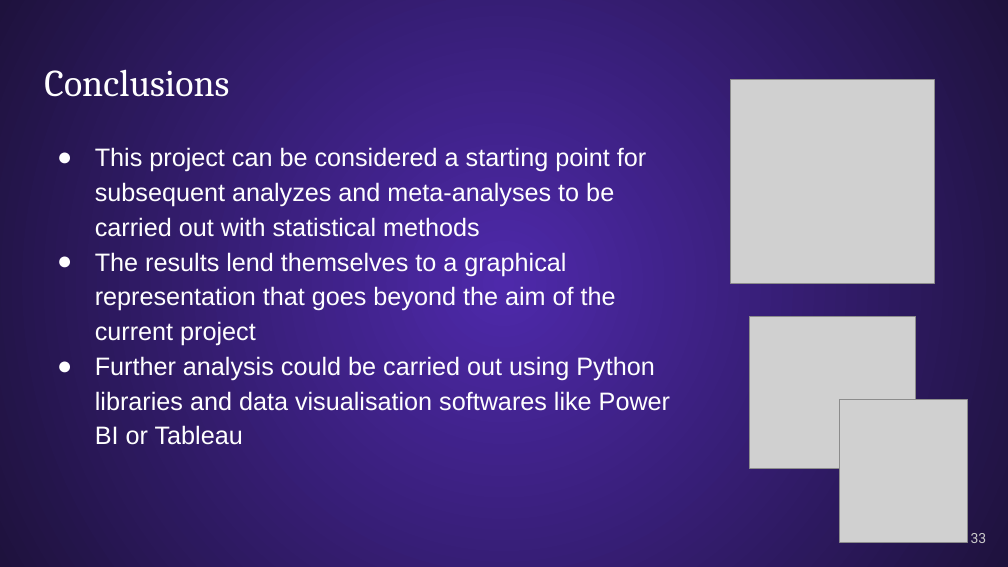
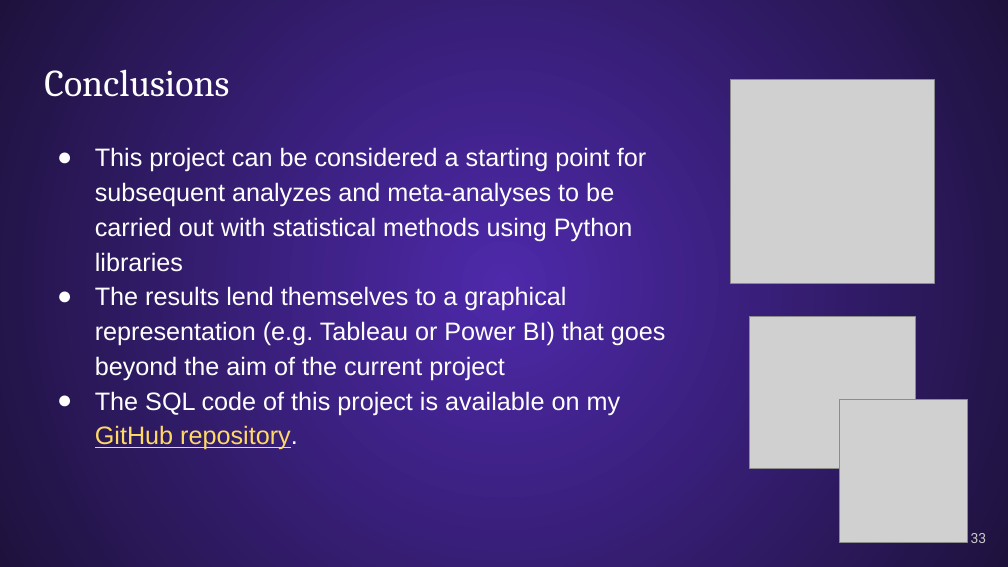
Before and after one commit to mrmirkorossi/SQL, a slide deck: slide 33 of Project SQL - Presentation v3 ENG.pptx. Drawn at 1008x567 pixels with LibreOffice and Linux fonts; fonts in the diff are those of the drawing; grey boxes stand for pictures. Boxes give left, top, right and bottom in pixels: in the first picture for what was removed or moved away, otherwise in the second. Text is boxed around its words. In the diff, an @@ line names an element or a change of style, - is before the commit and + after.

```diff
--- a/Project SQL - Presentation v3 ENG.pptx
+++ b/Project SQL - Presentation v3 ENG.pptx
@@ text at box(95, 147, 666, 450): text changed @@
-● This project can be considered a starting point for subsequent analyzes and meta-analyses to be carried out with statistical methods
-● The results lend themselves to a graphical representation that goes beyond the aim of the current project
-● Further analysis could be carried out using Python libraries and data visualisation softwares like Power BI or Tableau
+● This project can be considered a starting point for subsequent analyzes and meta-analyses to be carried out with statistical methods using Python libraries
+● The results lend themselves to a graphical representation (e.g. Tableau or Power BI) that goes beyond the aim of the current project
+● The SQL code of this project is available on my GitHub repository.
```
Also in this commit, not shown: 19 other slides changed.
